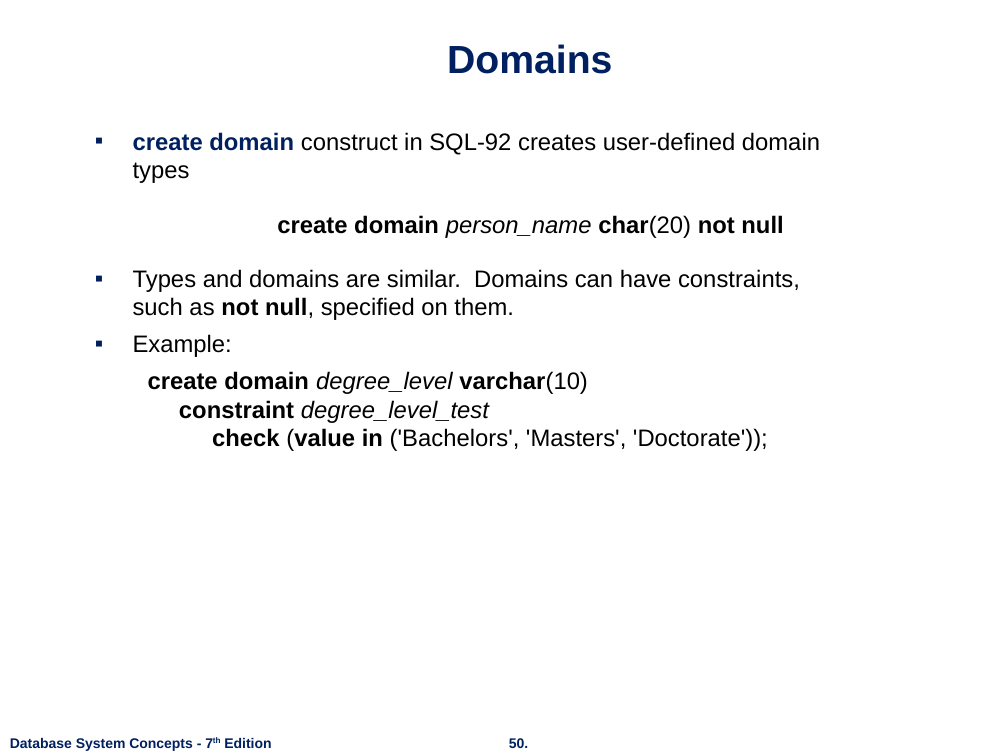
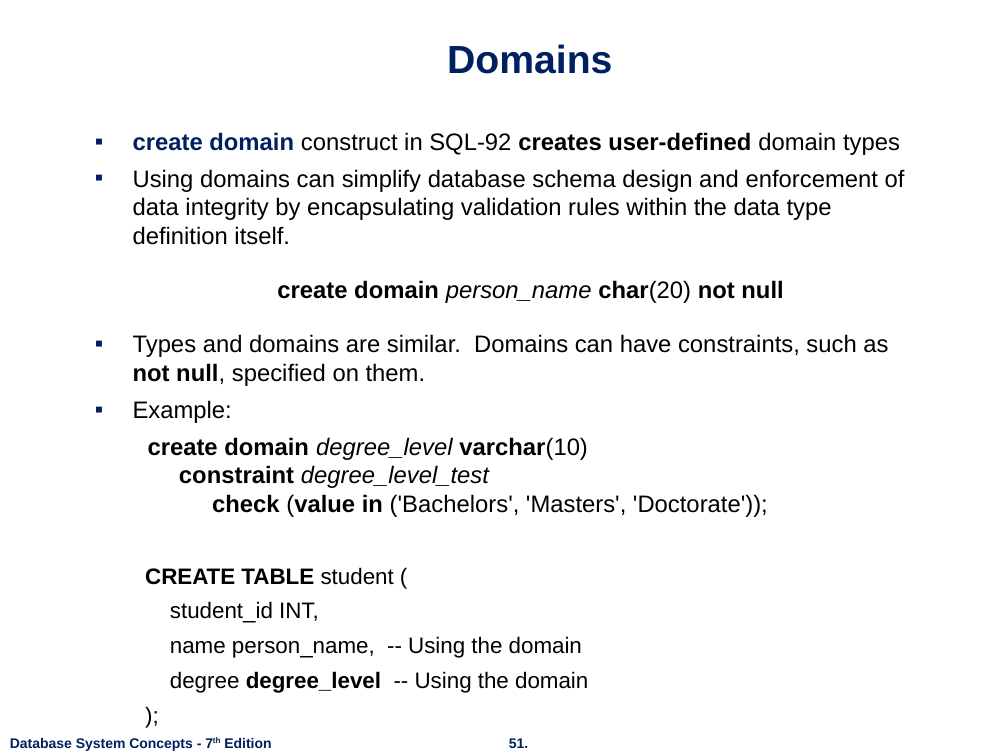
Before and after one commit to nashurgessa/DB-practices, a slide deck: slide 51 of Slides/L10-12 Intermediate SQL.pptx (slide 50 before the commit). Drawn at 1008x756 pixels with LibreOffice and Linux fonts; fonts in the diff are those of the drawing; background and template pictures are left out. Boxes give left, top, right and bottom in pixels: in the first picture for what was removed or moved away, otherwise in the second. Text is boxed around its words. In the diff, an @@ line names an element or a change of style, - is before the commit and + after.

Commit message:
updates

```diff
--- a/Slides/L10-12 Intermediate SQL.pptx
+++ b/Slides/L10-12 Intermediate SQL.pptx
@@ text at [133, 132, 900, 155]: bold on in "creates user-defined" @@
@@ text at [133, 169, 905, 245]: paragraph added @@
+▪ Using domains can simplify database schema design and enforcement of data integrity by encapsulating validation rules within the data type definition itself.
@@ text at [145, 567, 588, 693]: paragraphs added @@
+  CREATE TABLE student (
+  student_id INT,
+  name person_name, -- Using the domain
+  degree degree_level -- Using the domain
+  );
@@ page number at [509, 738, 528, 748]: text changed @@
-50.
+51.
```
Also in this commit, not shown: 5 other slides changed, 1 slide added.
